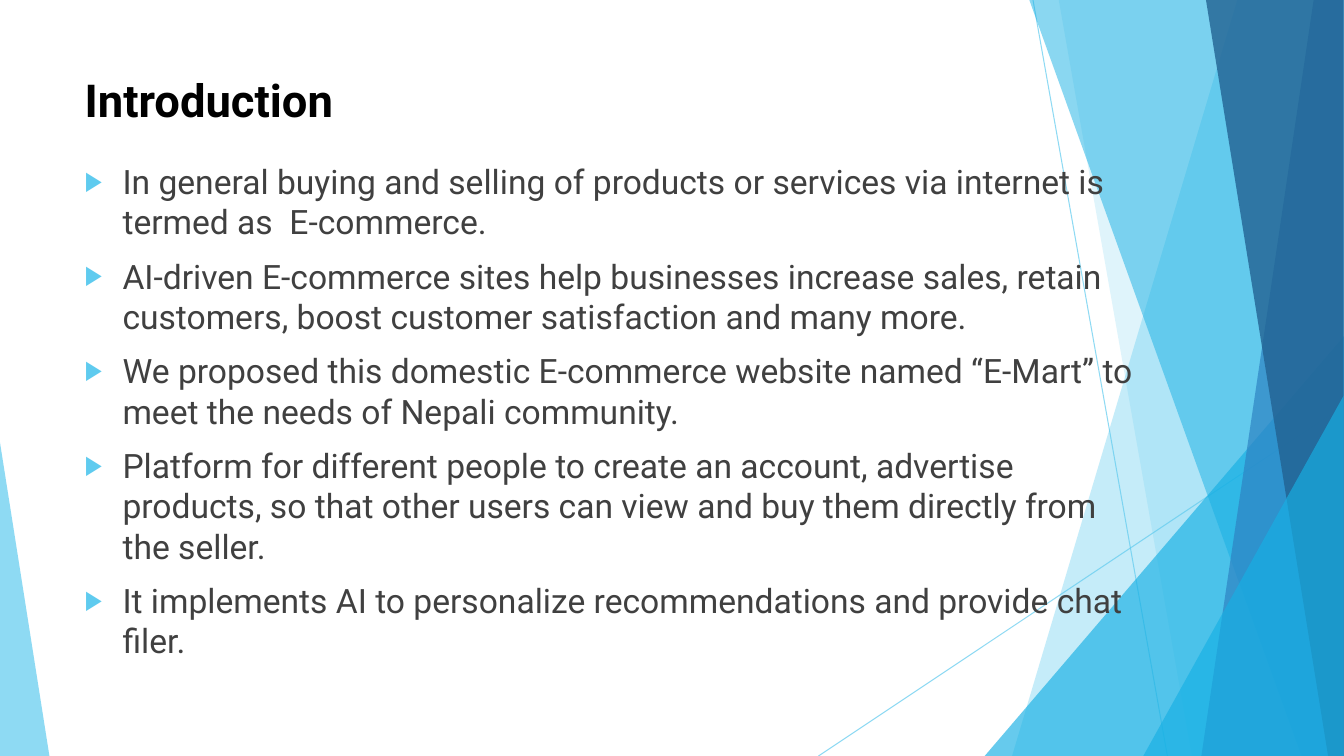
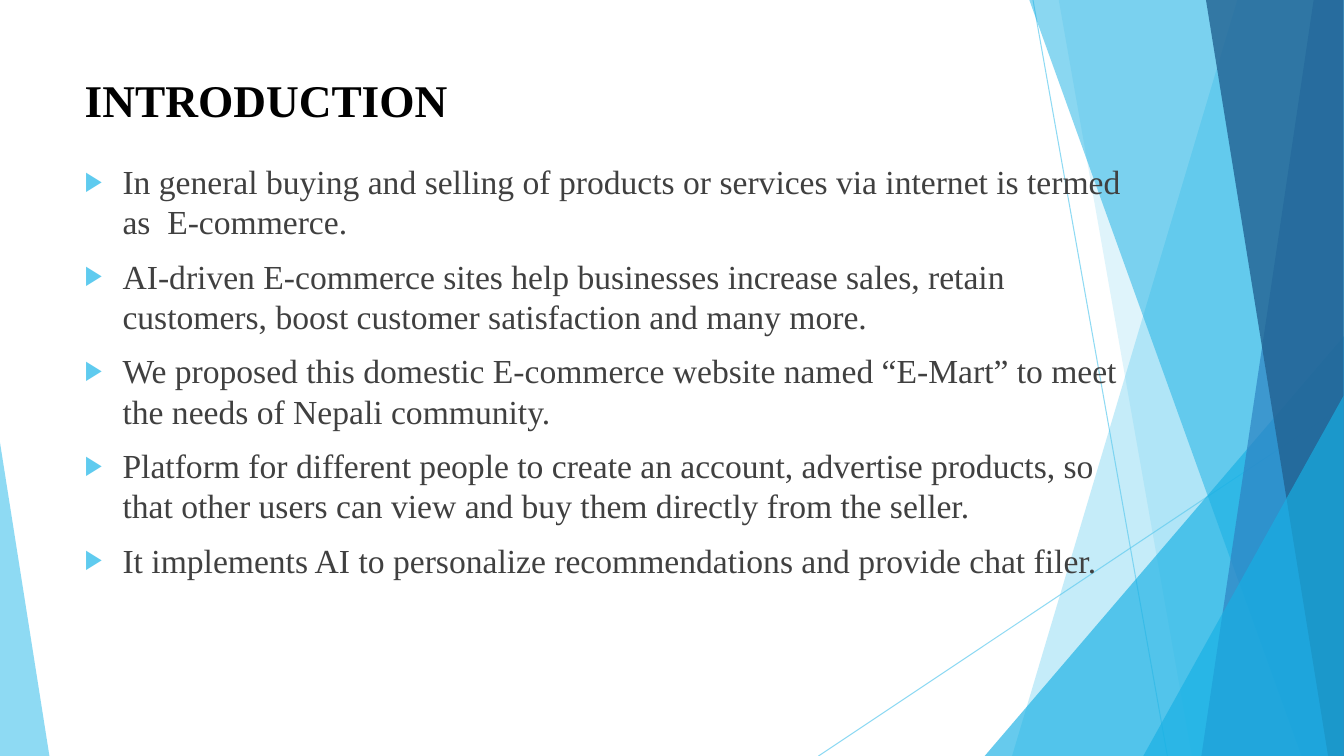
Before and after one commit to KojuOrg/E-Mart-Document, a slide deck: slide 2 of Proposal/Presentation/ProposalSlide.pptx. Drawn at 1344x756 pixels with LibreOffice and Linux fonts; fonts in the diff are those of the drawing. Boxes give left, top, right and bottom in pixels: in the first picture for what was removed or moved away, otherwise in the second. Text is boxed around its words. In the diff, an @@ line names an element or a change of style, - is before the commit and + after.

```diff
--- a/Proposal/Presentation/ProposalSlide.pptx
+++ b/Proposal/Presentation/ProposalSlide.pptx
@@ title at box(85, 87, 448, 118): text changed; font Roboto to Times New Roman @@
-Introduction
+INTRODUCTION
@@ text "In general buying and selling ..." at box(123, 168, 1120, 579): font Roboto to Times New Roman @@
```
Also in this commit, not shown: 12 other slides changed, 1 slide added, 1 slide removed.
